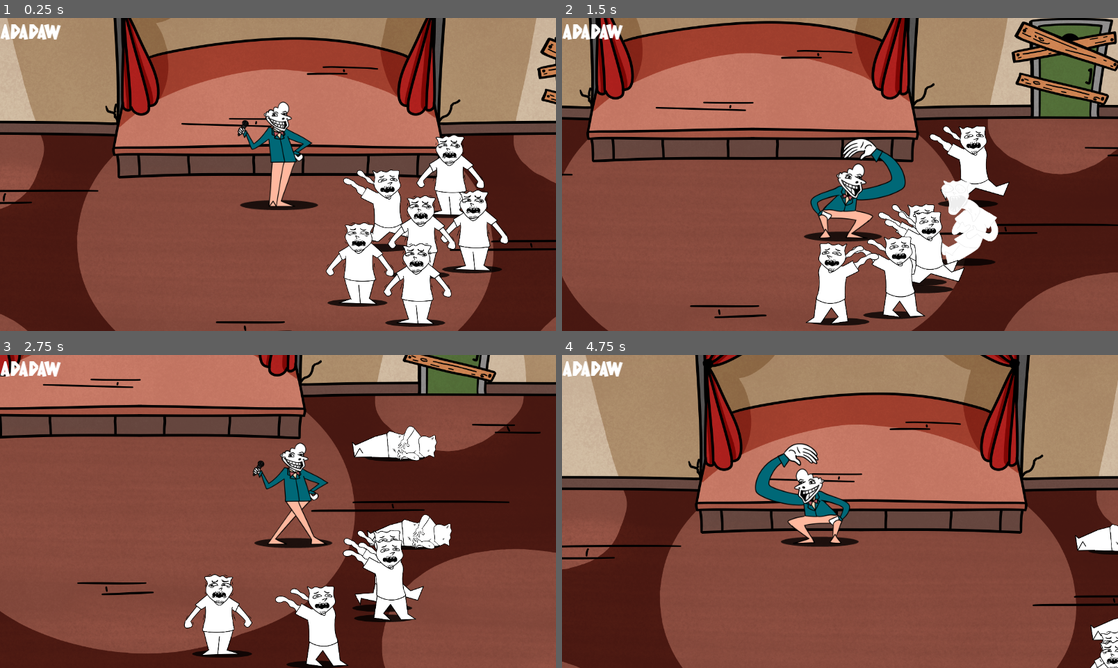
Above: before the commit, frames 1-4 (two rows, left to right).
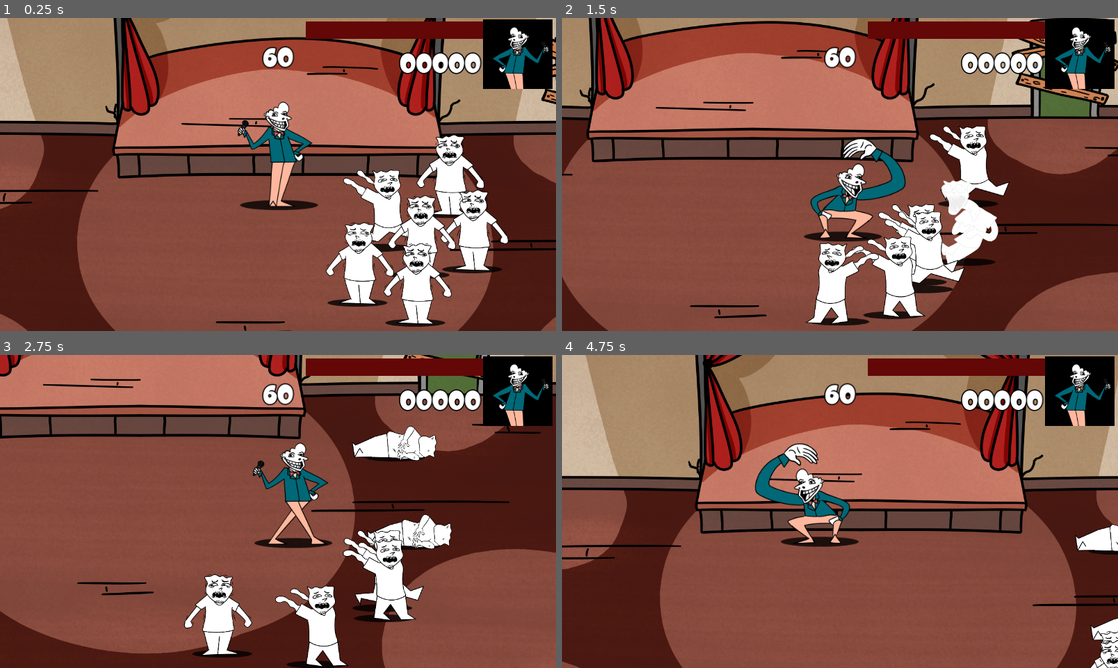
Above: after the commit, the same moments.

Repository: Crevann/GGJFunnyGame
Game: Godot game, scene res://game.tscn
The game is run twice, just before and just after one commit, with the same random seed, the same clock (stepped at 60 frames per second) and the same inputs.
Inputs:
- Up to frame 1 (0.25 s): no input
- Up to frame 2 (1.5 s): hold D (move_right) 0.53-1.28 s; tap Space (attack) at 0.6, 1.35 s; hold S (move_down) from 1.28 s (still down)
- Up to frame 3 (2.75 s): release S (move_down) at 2.03 s; hold D (move_right) from 2.03 s (still down); tap Space (attack) at 2.1 s
- Up to frame 4 (4.75 s): release D (move_right) at 2.78 s; hold W (move_up) 2.78-3.53 s; tap Space (attack) at 2.85, 3.6, 4.35 s; hold A (move_left) from 3.53 s (still down)

The runs differ from the first frame. In frame 1, 6.0% of the frame differs, in the area x 0-100%, y 0-23%; in frame 2, 5.6%; in frame 3, 5.9%; in frame 4, 6.1%.

Commit message:
UI building

Diff:
--- a/game.gd
+++ b/game.gd
@@ -6,6 +6,9 @@
 
 var combo_decay_timer: Timer
 var combo_decay_time: float = 2.0
+
+var game_timer: Timer
+var game_time: float = 60.0
 
 func _ready():
 	total_points = 0
--- a/logic/ui/ui.tscn
+++ b/logic/ui/ui.tscn
@@ -1,15 +1,111 @@
-[gd_scene load_steps=3 format=3 uid="uid://bo7k1cc6j2s0q"]
+[gd_scene load_steps=4 format=3 uid="uid://bo7k1cc6j2s0q"]
 
+[ext_resource type="Texture2D" uid="uid://du1sebo6cli1e" path="res://sprites/comico/idle/protagonista_idle.png" id="1_1kpla"]
 [ext_resource type="FontFile" uid="uid://kqqjk2s1ju5v" path="res://fonts/Chomiqyfreeversion-Regular.ttf" id="1_ybpc5"]
 
-[sub_resource type="LabelSettings" id="LabelSettings_4qe1k"]
+[sub_resource type="LabelSettings" id="LabelSettings_gekba"]
 font = ExtResource("1_ybpc5")
-font_size = 48
+font_size = 64
+outline_size = 10
+outline_color = Color(0, 0, 0, 1)
 
 [node name="UI" type="CanvasLayer"]
 
-[node name="Score" type="Label" parent="."]
-offset_right = 47.0
-offset_bottom = 23.0
-text = "ADADAW"
-label_settings = SubResource("LabelSettings_4qe1k")
+[node name="Time" type="Label" parent="."]
+anchors_preset = 5
+anchor_left = 0.5
+anchor_right = 0.5
+offset_left = -35.5
+offset_top = 50.0
+offset_right = 35.5
+offset_bottom = 128.0
+grow_horizontal = 2
+text = "60"
+label_settings = SubResource("LabelSettings_gekba")
+horizontal_alignment = 1
+
+[node name="Bar" type="Control" parent="."]
+layout_mode = 3
+anchors_preset = 1
+anchor_left = 1.0
+anchor_right = 1.0
+offset_left = -493.0
+offset_top = 8.0
+offset_right = -13.0
+offset_bottom = 144.0
+grow_horizontal = 0
+
+[node name="Face" type="Control" parent="Bar"]
+clip_contents = true
+layout_mode = 1
+anchors_preset = 1
+anchor_left = 1.0
+anchor_right = 1.0
+offset_left = -155.0
+offset_top = -5.0
+offset_right = 5.0
+offset_bottom = 155.0
+grow_horizontal = 0
+
+[node name="ColorRect" type="ColorRect" parent="Bar/Face"]
+layout_mode = 1
+anchors_preset = 15
+anchor_right = 1.0
+anchor_bottom = 1.0
+grow_horizontal = 2
+grow_vertical = 2
+color = Color(0, 0, 0, 1)
+
+[node name="TextureRect" type="TextureRect" parent="Bar/Face"]
+layout_mode = 0
+offset_left = -219.0
+offset_top = -91.0
+offset_right = 381.0
+offset_bottom = 309.0
+texture = ExtResource("1_1kpla")
+flip_h = true
+
+[node name="BerkBar" type="Control" parent="Bar"]
+layout_mode = 1
+anchor_left = 0.677
+anchor_right = 0.677
+offset_left = -407.96
+offset_right = 0.039978
+offset_bottom = 40.0
+grow_horizontal = 0
+
+[node name="ColorRect" type="ColorRect" parent="Bar/BerkBar"]
+layout_mode = 1
+anchors_preset = 15
+anchor_right = 1.0
+anchor_bottom = 1.0
+grow_horizontal = 2
+grow_vertical = 2
+color = Color(0.509804, 0, 0, 1)
+
+[node name="ProgressBar" type="ProgressBar" parent="Bar/BerkBar"]
+layout_mode = 1
+anchors_preset = 15
+anchor_right = 1.0
+anchor_bottom = 1.0
+grow_horizontal = 2
+grow_vertical = 2
+show_percentage = false
+
+[node name="Score" type="Label" parent="Bar"]
+layout_mode = 1
+anchors_preset = -1
+anchor_left = 0.277083
+anchor_top = 0.411765
+anchor_right = 0.277083
+anchor_bottom = 0.411765
+offset_right = 186.0
+offset_bottom = 78.0
+text = "00000"
+label_settings = SubResource("LabelSettings_gekba")
+metadata/_edit_use_anchors_ = true
+
+[node name="Control" type="Control" parent="Bar/Score"]
+anchors_preset = 0
+offset_right = 40.0
+offset_bottom = 40.0
--- a/project.godot
+++ b/project.godot
@@ -63,6 +63,11 @@
 , Object(InputEventJoypadButton,"resource_local_to_scene":false,"resource_name":"","device":-1,"button_index":0,"pressure":0.0,"pressed":true,"script":null)
 ]
 }
+iagajo={
+"deadzone": 0.5,
+"events": [Object(InputEventKey,"resource_local_to_scene":false,"resource_name":"","device":-1,"window_id":0,"alt_pressed":false,"shift_pressed":false,"ctrl_pressed":false,"meta_pressed":false,"pressed":false,"keycode":0,"physical_keycode":85,"key_label":0,"unicode":117,"echo":false,"script":null)
+]
+}
 
 [layer_names]
 
